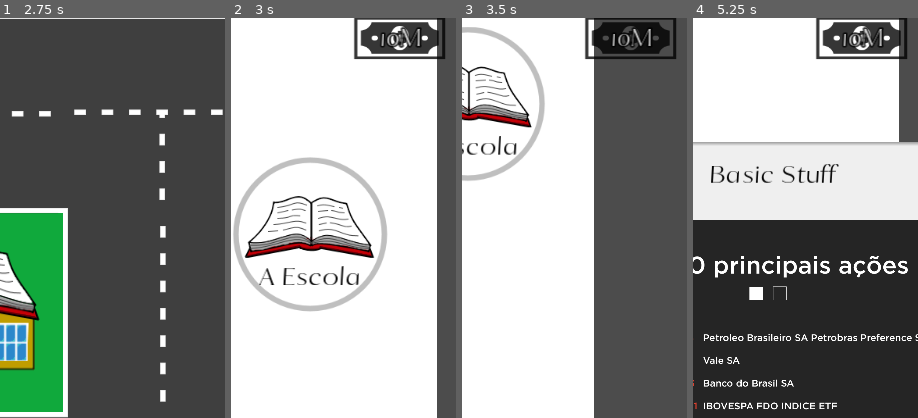
Above: before the commit, frames 1-4 (left to right).
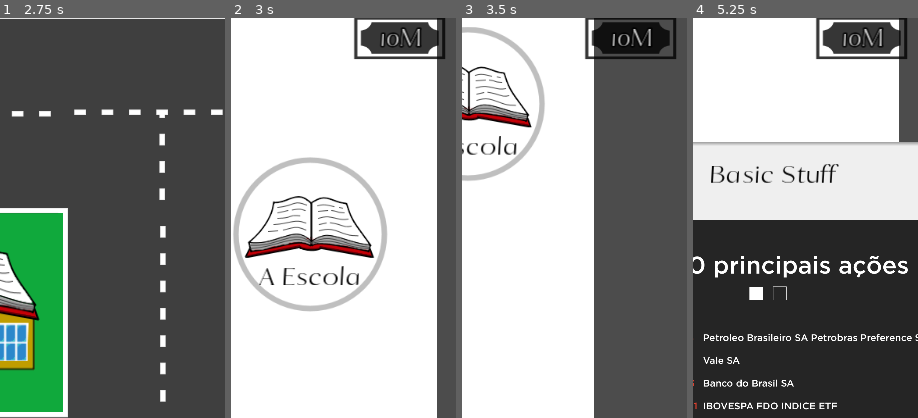
Above: after the commit, the same moments.

Repository: AndreMoukarzel/Grana-Preta
Game: Godot game, scene res://OpeningMenu.tscn
The game is run twice, just before and just after one commit, with the same random seed, the same clock (stepped at 60 frames per second) and the same inputs. The engine's default icon, where the game draws it, is replaced by a stand-in: a white triangle on a blue panel in a dark square.
Inputs (mouse positions are % of the whole screen's width and height, from its top left):
- Up to frame 1 (2.75 s): tap Enter at 0.5 s; move the mouse to (72, 45) at 0.52 s; click (72, 45) at 0.67 s; drag from (30, 55) to (45, 70) at 1.27 s; tap Space at 2 s; move the mouse to (60, 28) at 2.02 s; click (60, 28) at 2.17 s
- Up to frame 2 (3 s): click (42, 39) at 2.75 s
- Up to frame 3 (3.5 s): no input
- Up to frame 4 (5.25 s): click "A Escola" at 3.5 s; click "Subject" at 4.25 s; click "Basic Stuff" at 5 s
The pictures show only the part of the screen within x 50-100%, y 2-52%; the shares and areas given below are measured in that part.

Frame 1 is identical in both runs. In frame 2, 0.4% of the frame differs, in the area x 62-88%, y 2-8%; in frame 3, 0.2%; in frame 4, 0.4%.

Commit message:
Update money display

Diff:
--- a/ZoomingCamera.gd
+++ b/ZoomingCamera.gd
@@ -39,7 +39,6 @@
 
 			distance = new_distance
 
-
 func zoom_out():
 	if self.zoom.x >= minimum_zoomout.x:
 		return
@@ -51,9 +50,3 @@
 		return
 
 	self.zoom = Vector2(zoom.x - 0.007, zoom.y - 0.007)
-
-
-#func _on_ZoomTimer_timeout():
-#	zooming = false
-#	if get_parent().get_parent().has_node("Title"):
-#				get_parent().get_parent().get_node("Title").text = "not zooming"
Binary file changed: money.png
